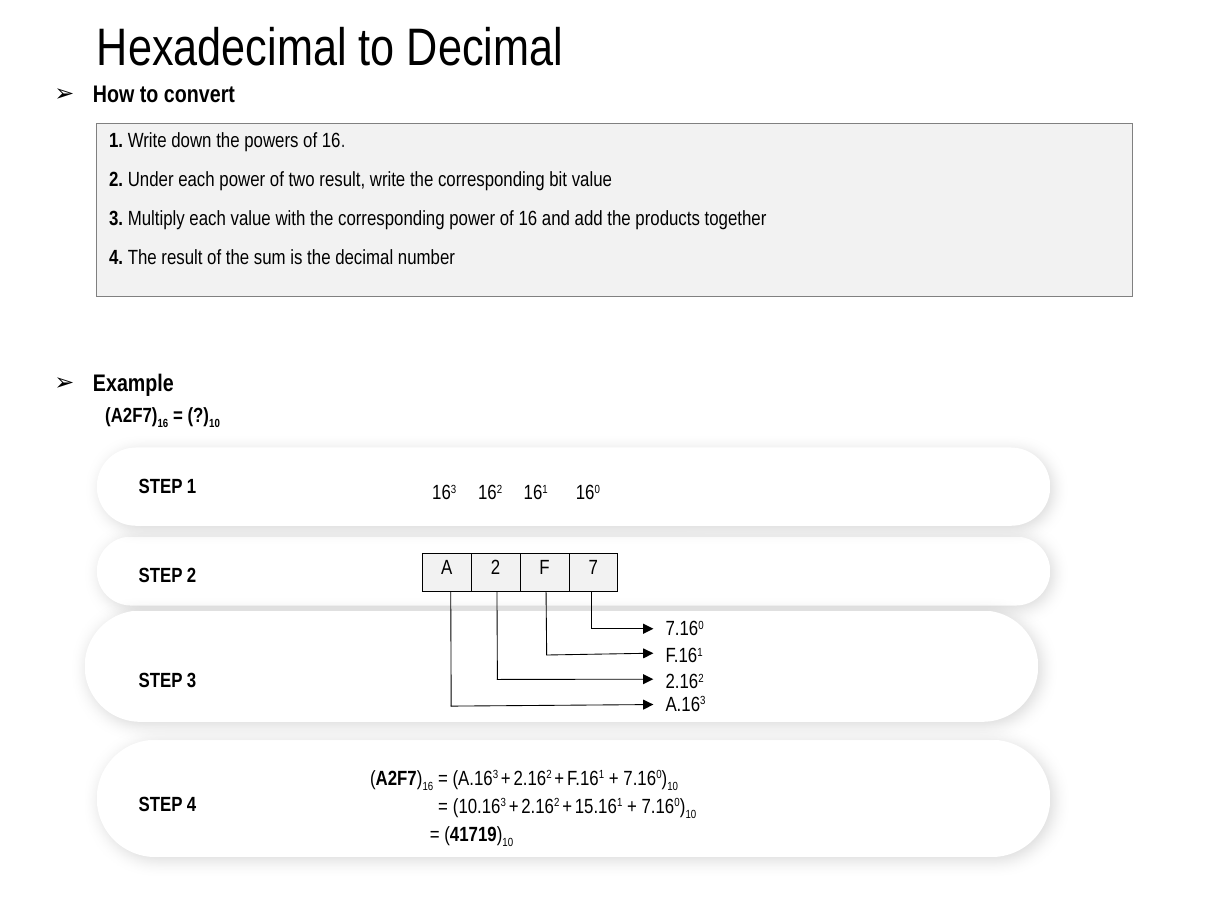
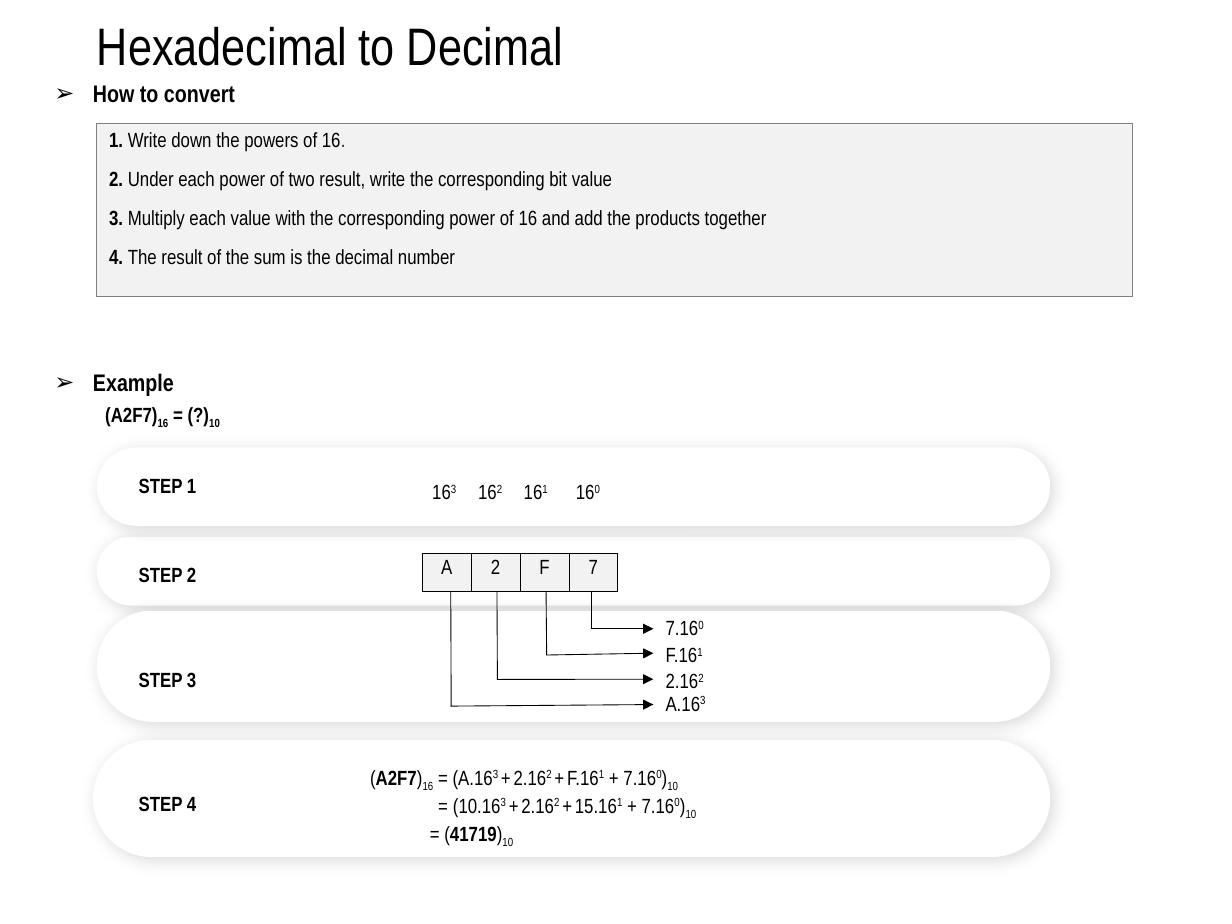
Before and after one commit to daoxuantruong/Demo, a slide deck: slide 10 of Numberic.pptx (slide 13 before the commit). Drawn at 1232x924 pixels with LibreOffice and Linux fonts; fonts in the diff are those of the drawing. Boxes give left, top, right and bottom in pixels: in the first picture for what was removed or moved away, otherwise in the second. Text is boxed around its words. In the diff, an @@ line names an element or a change of style, - is before the commit and + after.

```diff
--- a/Numberic.pptx
+++ b/Numberic.pptx
@@ rounded rectangle: place and size @@
-rounded rectangle at bbox=[85, 611, 1039, 722]
+rounded rectangle at bbox=[97, 611, 1051, 722]
@@ rounded rectangle: place and size @@
-rounded rectangle at bbox=[97, 740, 1051, 857]
+rounded rectangle at bbox=[92, 740, 1050, 857]
```
Also in this commit, not shown: 8 other slides changed, 2 slides removed, 4 other files.
